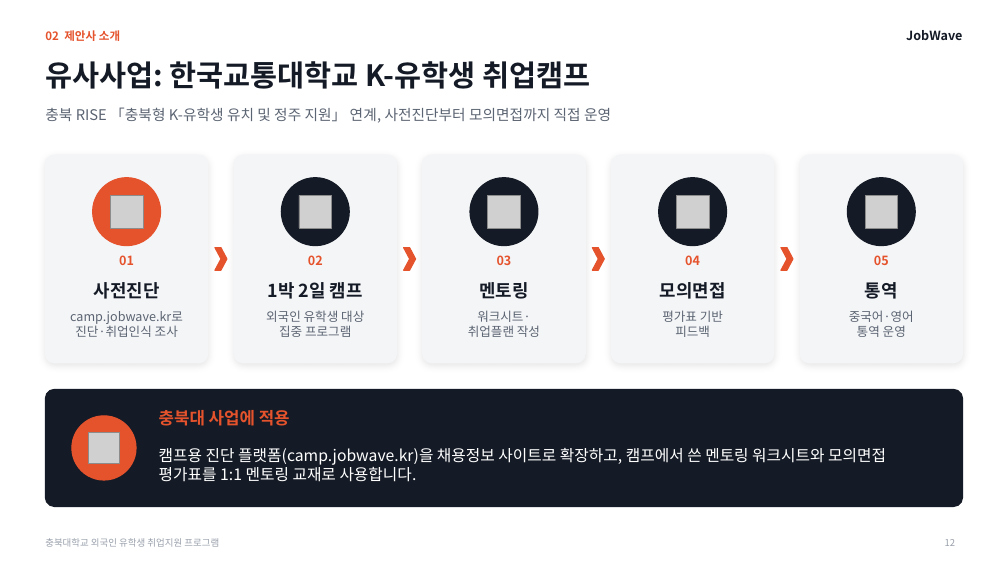
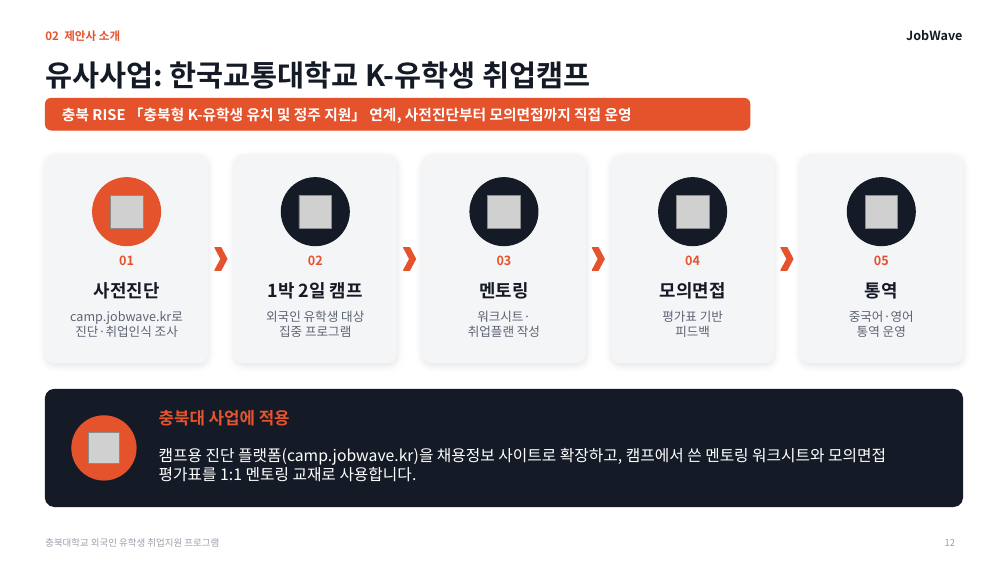
Before and after one commit to job-wave/Codex, a slide deck: slide 12 of output/jobwave-cbnu-proposal/JobWave_proposal_visual.pptx. Drawn at 1008x567 pixels with LibreOffice and Linux fonts; fonts in the diff are those of the drawing; grey boxes stand for pictures. Boxes give left, top, right and bottom in pixels: in the first picture for what was removed or moved away, otherwise in the second. Text is boxed around its words. In the diff, an @@ line names an element or a change of style, - is before the commit and + after.

```diff
--- a/output/jobwave-cbnu-proposal/JobWave_proposal_visual.pptx
+++ b/output/jobwave-cbnu-proposal/JobWave_proposal_visual.pptx
@@ rounded rectangle added at (45, 98, 750, 130), fill #E5532D, outline #E5532D 1 pt @@
@@ text "충북 RISE 「충북형 K-유학생 유치 ...": place and size @@
-text "충북 RISE 「충북형 K-유학생 유치 ..." at (45, 107, 611, 123)
+text "충북 RISE 「충북형 K-유학생 유치 ..." at (62, 107, 632, 123)
@@ text "충북 RISE 「충북형 K-유학생 유치 ..." at (62, 107, 632, 123): text colour #5B6472 to #FFFFFF, bold on @@
```
Also in this commit, not shown: 26 other slides changed, 1 other file.
